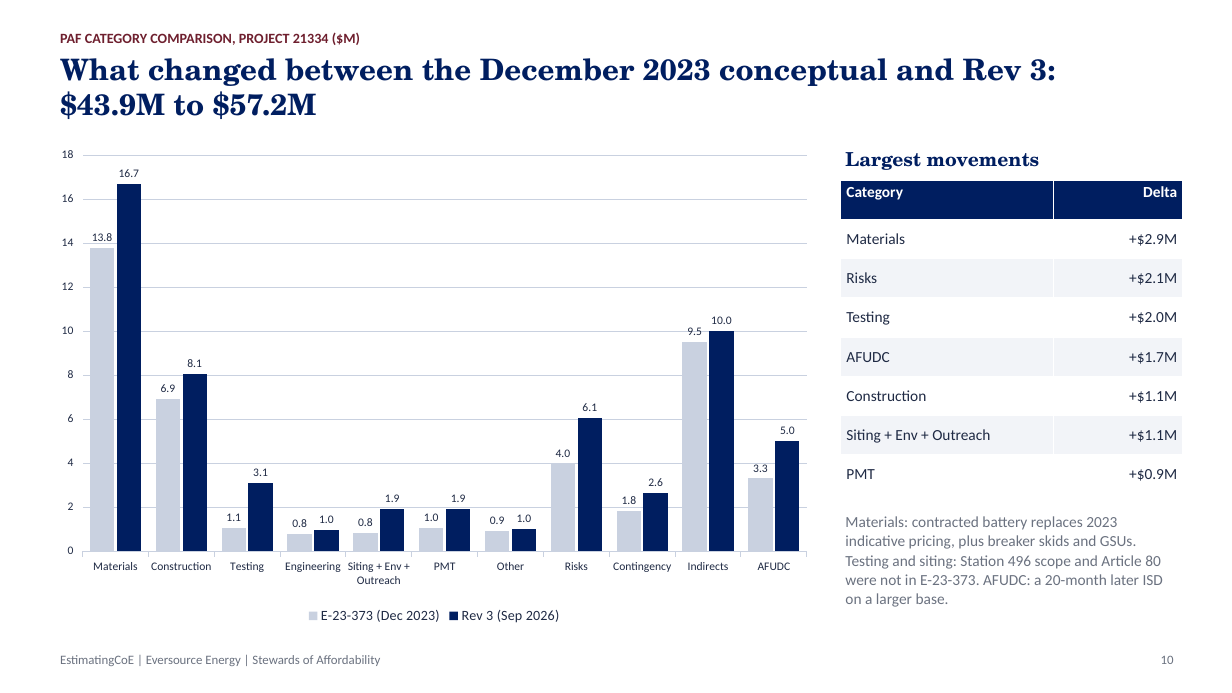
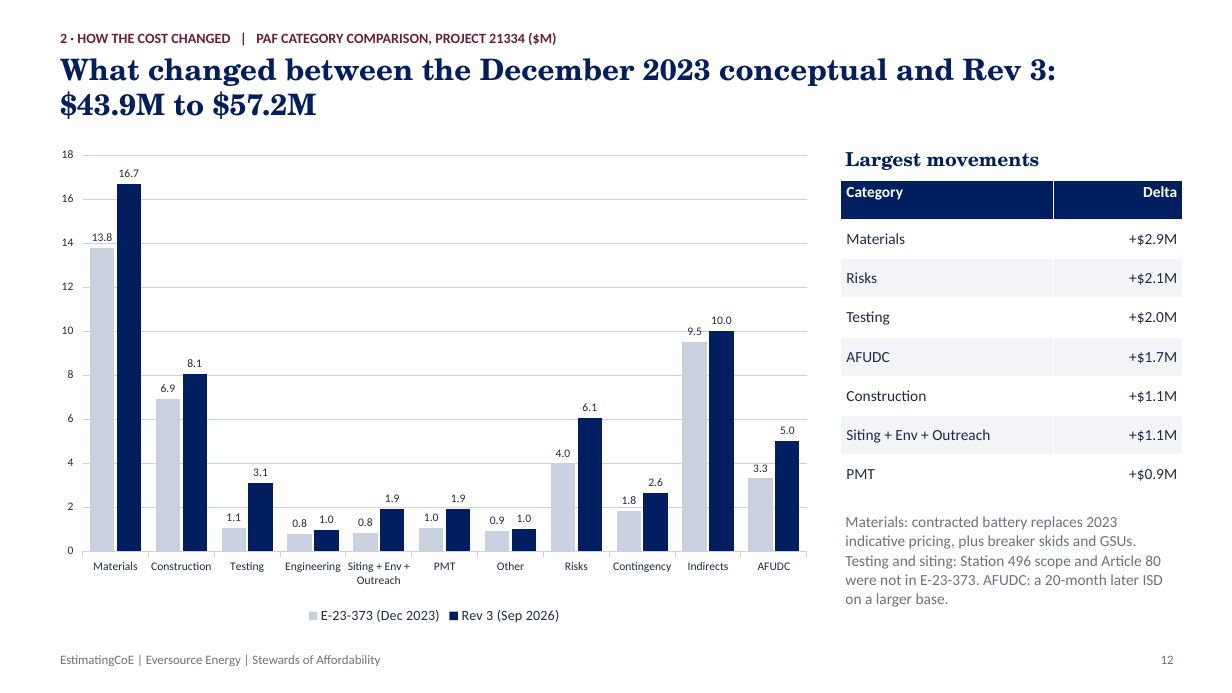
Before and after one commit to gbassaragh/BESS, a slide deck: slide 12 of Hyde Park BESS/6) Cost Analysis Deliverables/Hyde Park BESS - Cost Analysis Deck.pptx (slide 10 before the commit). Drawn at 1232x693 pixels with LibreOffice and Linux fonts; fonts in the diff are those of the drawing. Boxes give left, top, right and bottom in pixels: in the first picture for what was removed or moved away, otherwise in the second. Text is boxed around its words. In the diff, an @@ line names an element or a change of style, - is before the commit and + after.

```diff
--- a/Hyde Park BESS/6) Cost Analysis Deliverables/Hyde Park BESS - Cost Analysis Deck.pptx
+++ b/Hyde Park BESS/6) Cost Analysis Deliverables/Hyde Park BESS - Cost Analysis Deck.pptx
@@ text at (60, 32, 556, 45): text changed @@
-PAF CATEGORY COMPARISON, PROJECT 21334 ($M)
+2 · HOW THE COST CHANGED | PAF CATEGORY COMPARISON, PROJECT 21334 ($M)
@@ text at (1161, 655, 1174, 664): text changed @@
-10
+12
```
Also in this commit, not shown: 20 other slides changed, 4 other files.
